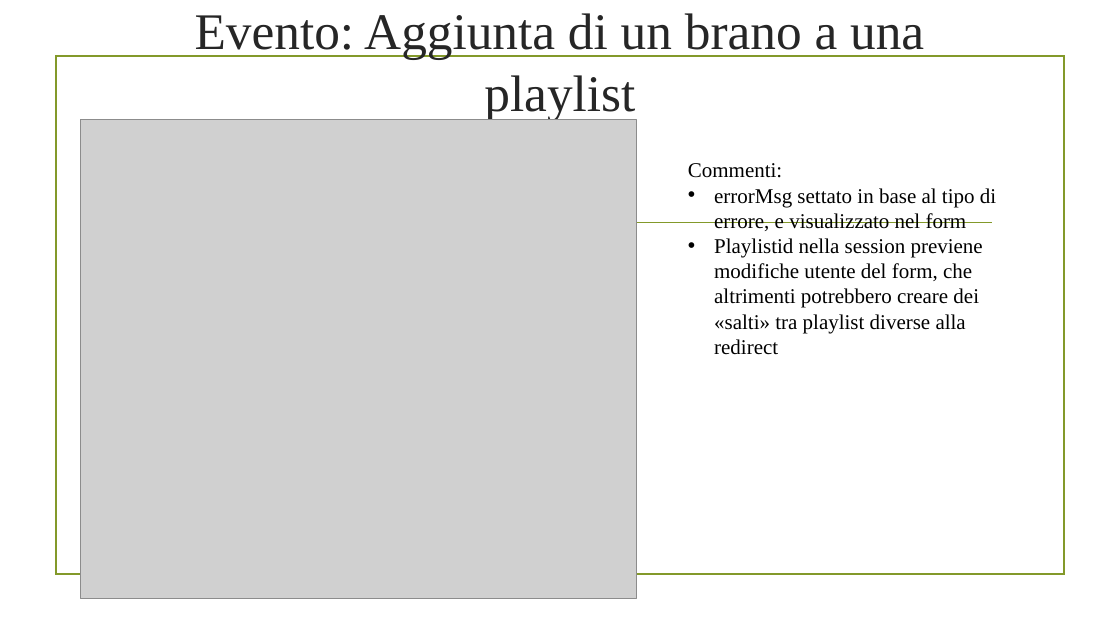
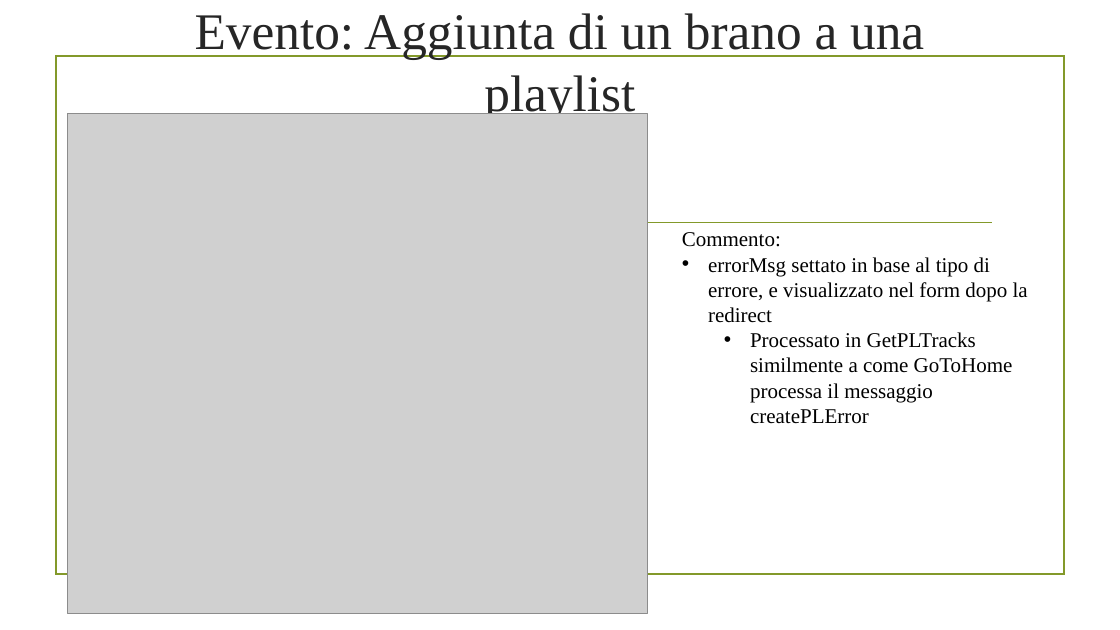
Before and after one commit to alex-atanassov/TIW2021-Atanassov-Bruno, a slide deck: slide 21 of deliverables/Presentazione progetto TIW.pptx (slide 20 before the commit). Drawn at 1120x630 pixels with LibreOffice and Linux fonts; fonts in the diff are those of the drawing; grey boxes stand for pictures; background and template pictures are left out. Boxes give left, top, right and bottom in pixels: in the first picture for what was removed or moved away, otherwise in the second. Text is boxed around its words. In the diff, an @@ line names an element or a change of style, - is before the commit and + after.

```diff
--- a/deliverables/Presentazione progetto TIW.pptx
+++ b/deliverables/Presentazione progetto TIW.pptx
@@ picture: place and size @@
-picture at (80, 120, 636, 599)
+picture at (68, 113, 648, 613)
@@ text at (682, 232, 1028, 402): text changed @@
-Commenti:
-• errorMsg settato in base al tipo di errore, e visualizzato nel form
-• Playlistid nella session previene modifiche utente del form, che altrimenti potrebbero creare dei «salti» tra playlist diverse alla redirect
+Commento:
+• errorMsg settato in base al tipo di errore, e visualizzato nel form dopo la redirect
+  • Processato in GetPLTracks similmente a come GoToHome processa il messaggio createPLError
```
Also in this commit, not shown: 28 other slides changed, 4 slides added, 3 slides removed.
